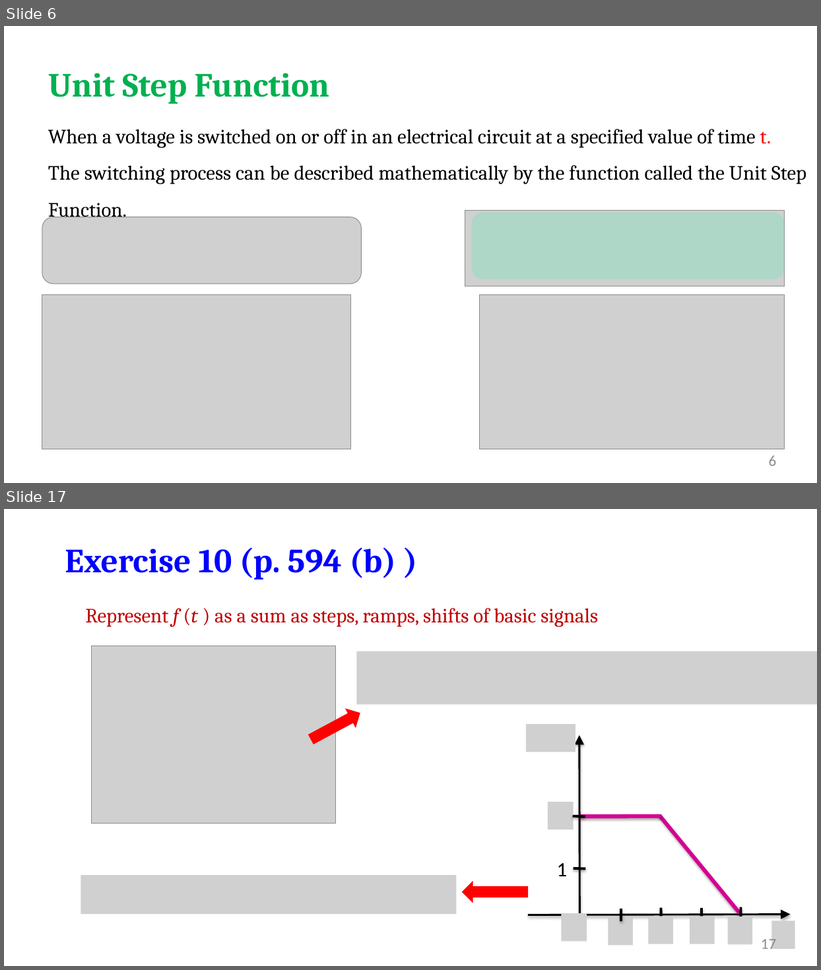
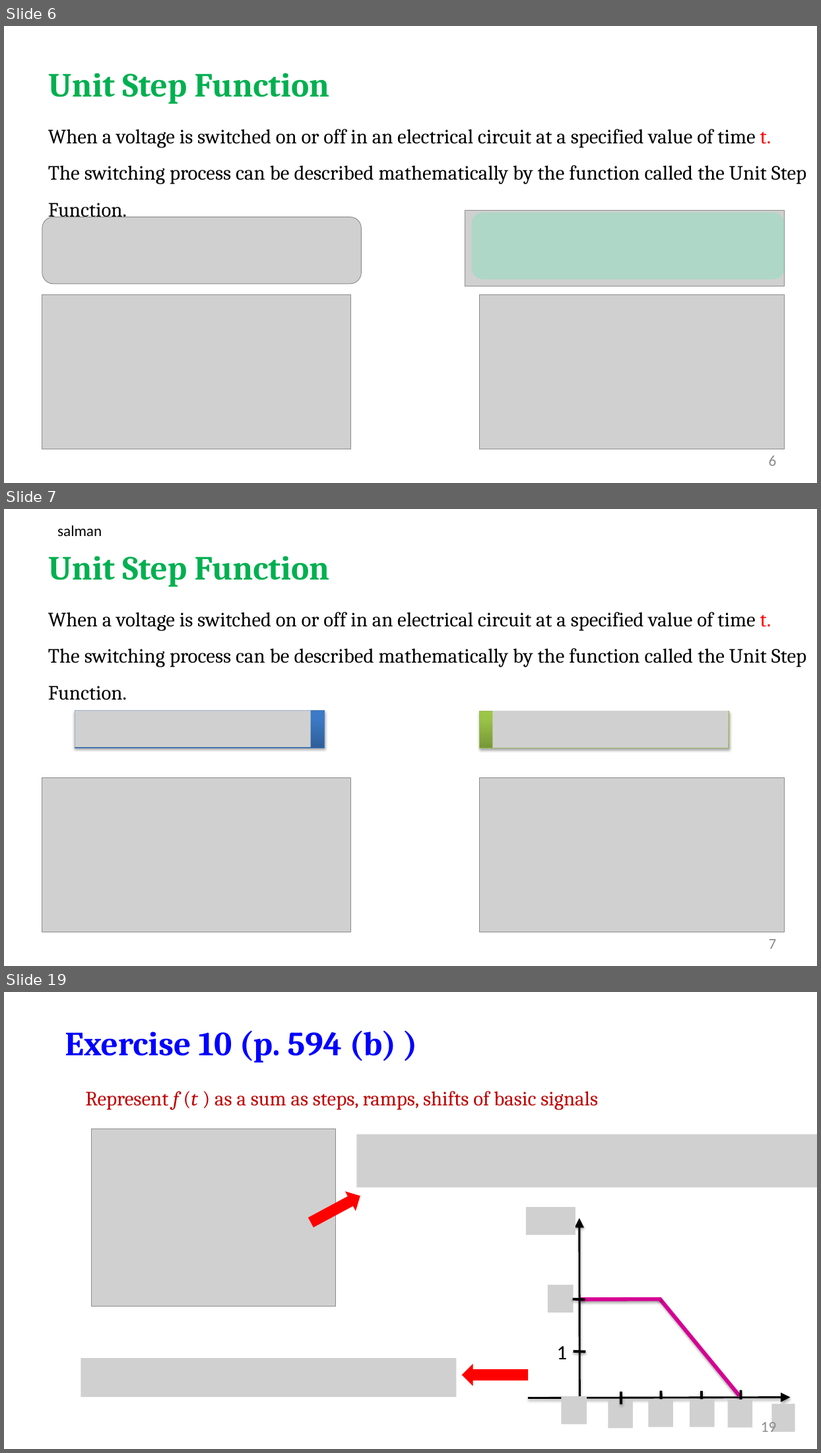
Before and after one commit to salmanrazzaq1993/AUM-WORK, a slide deck: PP WORK/Instructor Version/Week 2/Week 2 lecture 1 Signals.pptx. Shown one above the other, each under a label of ours: slides 6 and 17 before the commit, slides 6, 7 and 19 after it; the slides between them are not shown. The pictures are 821x970 and 821x1453 pixels, drawn with LibreOffice and Linux fonts; fonts in the diff are those of the drawing; grey boxes stand for pictures; background and template pictures are left out. Boxes give left, top, right and bottom in pixels: in the first picture for what was removed or moved away, otherwise in the second. Text is boxed around its words. In the diff, an @@ line names an element or a change of style, - is before the commit and + after.

```diff
--- a/PP WORK/Instructor Version/Week 2/Week 2 lecture 1 Signals.pptx
+++ b/PP WORK/Instructor Version/Week 2/Week 2 lecture 1 Signals.pptx
@@ slide 7 added at (x1=4, y1=509, x2=817, y2=966), background picture (left out) @@
@@ text added at (x1=57, y1=525, x2=102, y2=536), 18 pt, text #000000 @@
+salman
@@ text added at (x1=48, y1=556, x2=330, y2=587), 40 pt, text #00B050, bold @@
+Unit Step Function
@@ text added at (x1=48, y1=612, x2=807, y2=700), 24 pt, text #000000 @@
+When a voltage is switched on or off in an electrical circuit at a specified value of time t.
+The switching process can be described mathematically by the function called the Unit Step Function.
@@ rectangle added at (x1=75, y1=711, x2=324, y2=748), fill gradient #2F5F99 to #3D7CC7 to #3A7CCB, outline #4B7EBC 0.75 pt @@
@@ picture added at (x1=75, y1=711, x2=311, y2=747) @@
@@ rectangle added at (x1=480, y1=711, x2=729, y2=748), fill gradient #779737 to #9BC348 to #9DC746, outline #98B955 0.75 pt @@
@@ picture added at (x1=492, y1=711, x2=729, y2=747) @@
@@ picture added at (x1=42, y1=778, x2=352, y2=932) @@
@@ picture added at (x1=480, y1=778, x2=785, y2=932) @@
@@ page number added at (x1=769, y1=939, x2=777, y2=949), 18 pt, text #8C8C8C @@
+7
@@ what was slide 17 is now slide 19 @@
@@ page number at (x1=761, y1=1420, x2=776, y2=1432): text changed @@
-17
+19
```
Also in this commit, not shown: 14 slides changed, 1 other slide added.
